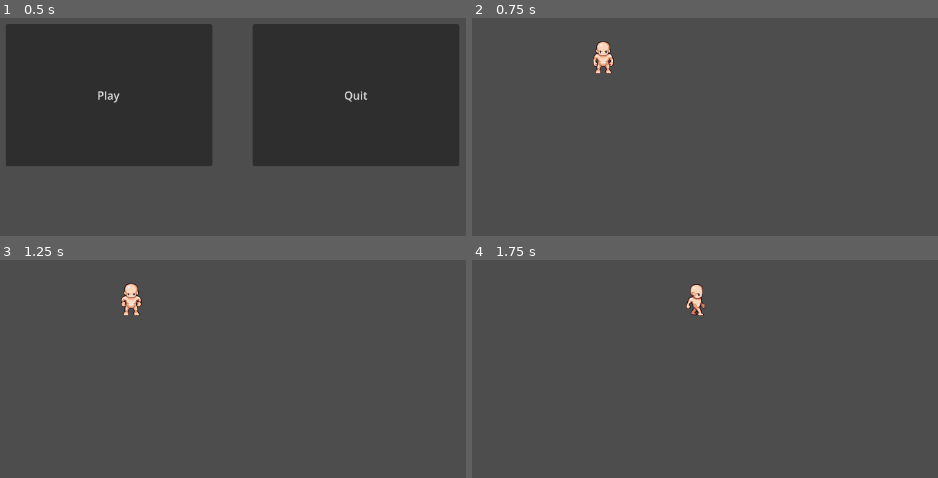
Above: before the commit, frames 1-4 (two rows, left to right).
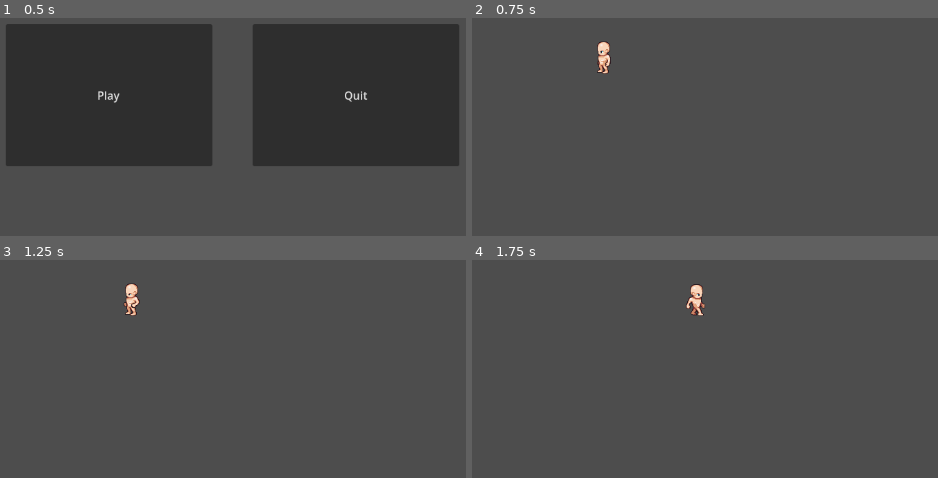
Above: after the commit, the same moments.

Repository: BuiChiBach/project-v-1
Game: Godot game, scene res://scenes/core/Main.tscn
The game is run twice, just before and just after one commit, with the same random seed, the same clock (stepped at 60 frames per second) and the same inputs.
Inputs:
- Up to frame 1 (0.5 s): no input
- Up to frame 2 (0.75 s): click "Play" at 0.5 s
- Up to frame 3 (1.25 s): no input
- Up to frame 4 (1.75 s): tap Enter at 1.25 s; hold Right (ui_right) from 1.28 s (still down); tap 1 at 1.35 s

Frame 1 is identical in both runs. In frame 2, 0.4% of the frame differs, in the area x 25-31%, y 11-26%; in frame 3, 0.3%; in frame 4, nothing differs.

Commit message:
refactor movement player

Diff:
--- a/scripts/hunters/hunters.gd
+++ b/scripts/hunters/hunters.gd
@@ -6,7 +6,7 @@
 @onready var visual = $Visual
 @onready var animation_tree = $Visual/AnimationTree
 var movement_direction = Vector2.ZERO
-var last_direction = Vector2.DOWN
+#var last_direction = Vector2.DOWN
 
 func _ready() -> void:
 	animation_tree.active = true
@@ -34,18 +34,22 @@
 	movement_direction = Vector2(Input.get_axis("ui_left", "ui_right"), Input.get_axis("ui_up", "ui_down"))
 	if movement_direction.length() > 0:
 		movement_direction = movement_direction.normalized()
-		last_direction = movement_direction
+		#last_direction = movement_direction
 
 	velocity = movement_direction * SPEED
 	move_and_slide()
 
 	# Prioritize y-direction over x-direction for animation
-	var animation_direction = last_direction
-	if last_direction.y != 0:
-		animation_direction = Vector2(0, last_direction.y)
+	#var animation_direction = last_direction
+	#if last_direction.y != 0:
+		#animation_direction = Vector2(0, last_direction.y)
 
-	animation_tree["parameters/Idle/blend_position"] = animation_direction
-	animation_tree["parameters/Walk/blend_position"] = animation_direction
+	#animation_tree["parameters/Idle/blend_position"] = animation_direction
+	#animation_tree["parameters/Walk/blend_position"] = animation_direction
+
+	if movement_direction != Vector2.ZERO:
+		animation_tree["parameters/Idle/blend_position"] = movement_direction
+		animation_tree["parameters/Walk/blend_position"] = movement_direction
 
 
 # Set the character type (MALE, FEMALE, or ENEMY)
